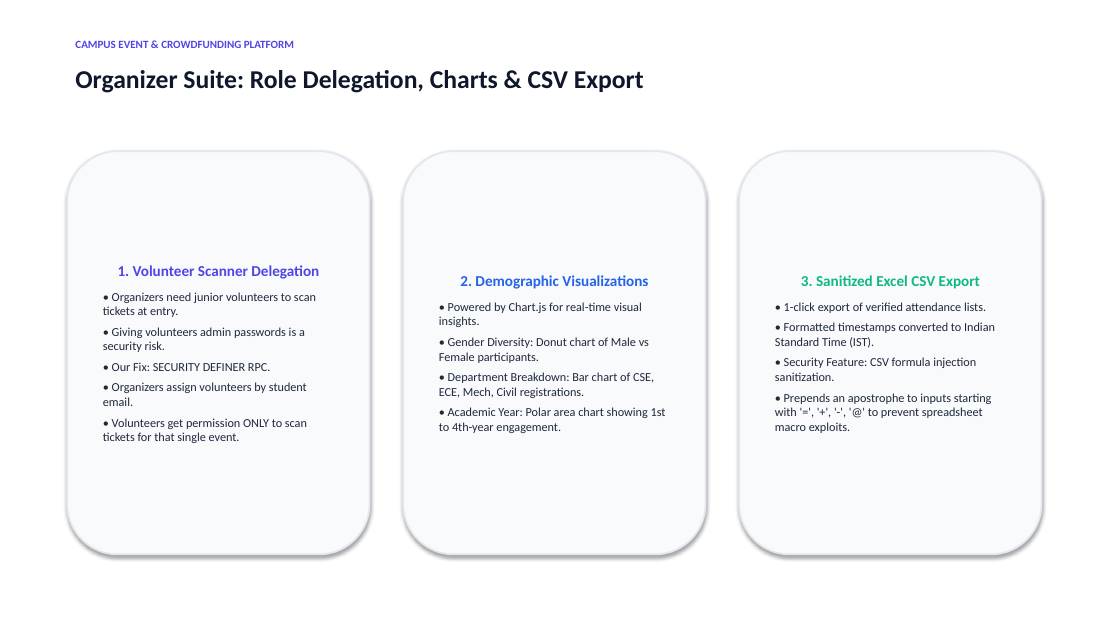
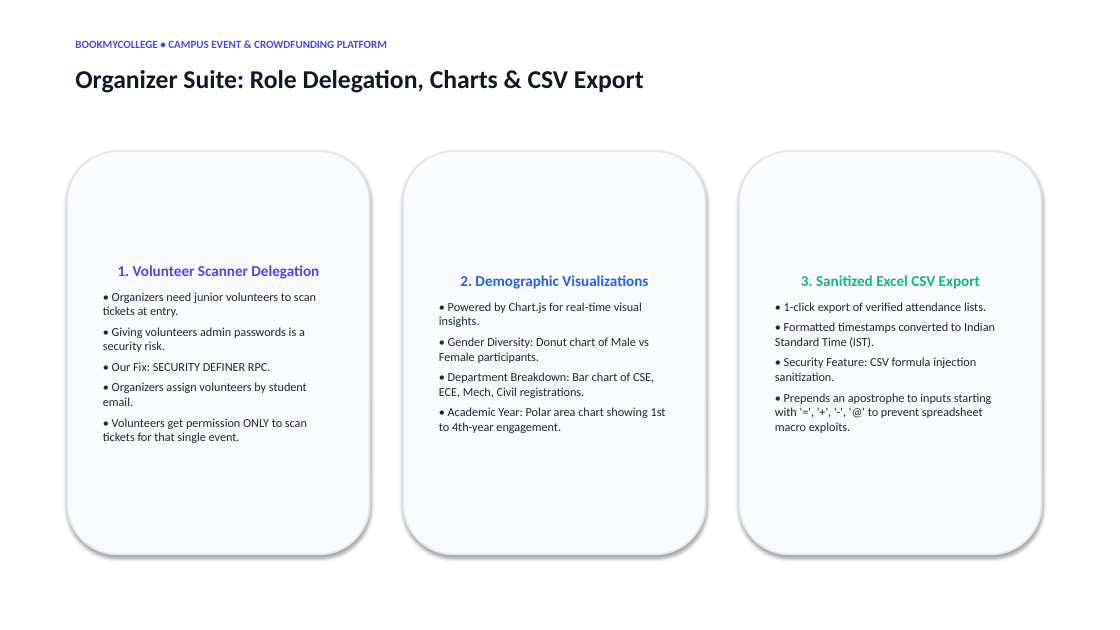
Before and after one commit to HarshitSingh-1/ITW, a slide deck: slide 8 of CAMPUS_EVENT_PLATFORM_PRESENTATION.pptx. Drawn at 1120x630 pixels with LibreOffice and Linux fonts; fonts in the diff are those of the drawing. Boxes give left, top, right and bottom in pixels: in the first picture for what was removed or moved away, otherwise in the second. Text is boxed around its words. In the diff, an @@ line names an element or a change of style, - is before the commit and + after.

```diff
--- a/CAMPUS_EVENT_PLATFORM_PRESENTATION.pptx
+++ b/CAMPUS_EVENT_PLATFORM_PRESENTATION.pptx
@@ text at (75, 40, 387, 48): text changed @@
-CAMPUS EVENT & CROWDFUNDING PLATFORM
+BOOKMYCOLLEGE • CAMPUS EVENT & CROWDFUNDING PLATFORM
```
Also in this commit, not shown: 11 other slides changed, 3 other files.
